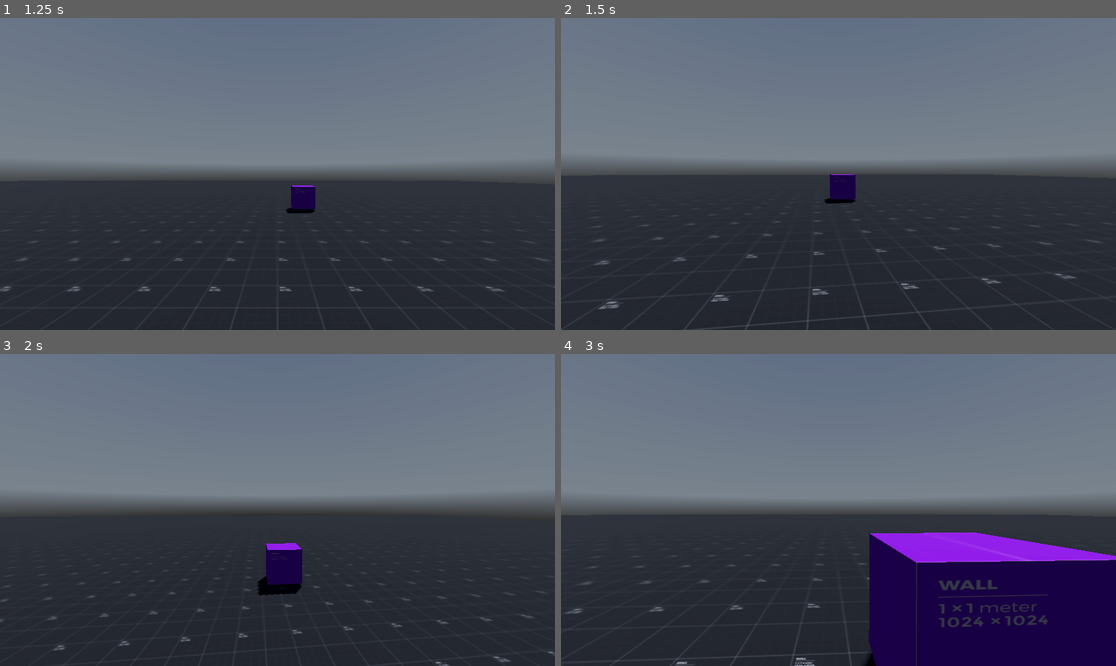
Above: before the commit, frames 1-4 (two rows, left to right).
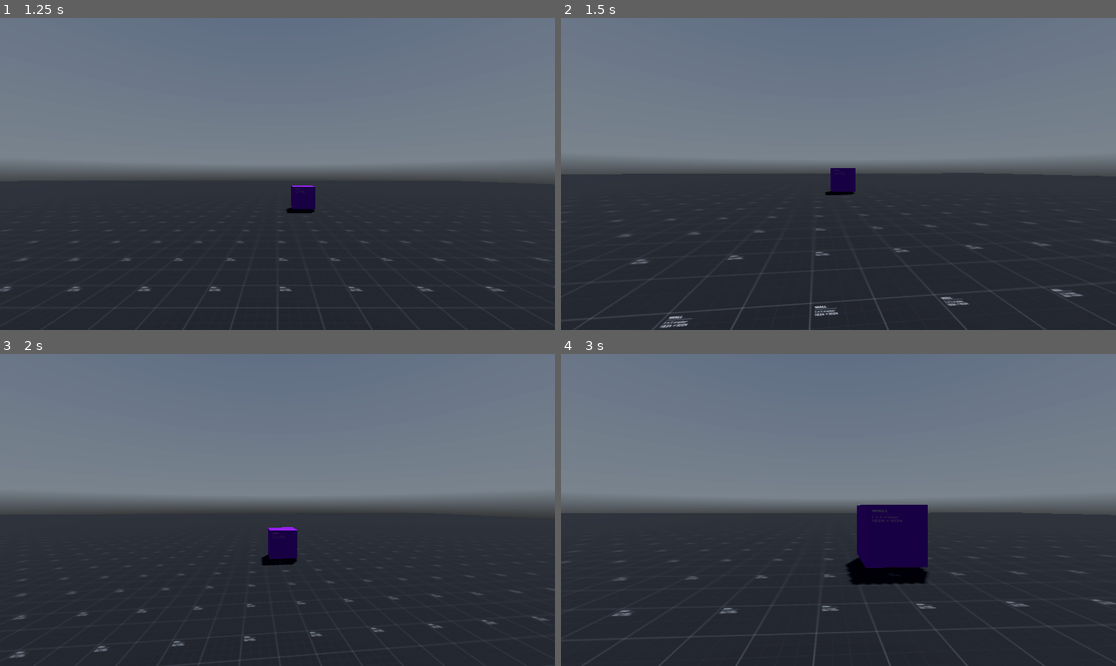
Above: after the commit, the same moments.

Repository: BreadDemon/Schmovement
Game: Godot game, scene res://nodes/game_menu.tscn
Two runs of this game, one before a commit and one after it. Both use one fixed random seed, a clock stepped at 60 frames per second and the inputs below. A sky picture missing from this copy of the repository is replaced by a grey-blue gradient.
Inputs (mouse positions are in pixels of both pictures, inside the frame that each line leads up to):
- Up to frame 1 (1.25 s): click "Play" at 0.5 s
- Up to frame 2 (1.5 s): move the mouse to (866, 174) at 1.27 s; hold W (forward) from 1.28 s (still down); hold Ctrl (Crouch) from 1.28 s (still down)
- Up to frame 3 (2 s): keep holding W (forward); keep holding Ctrl (Crouch); tap Space (Jump) at 1.52 s; tap Shift (Sprint) at 1.55 s
- Up to frame 4 (3 s): keep holding W (forward); move the mouse to (810, 510) at 2.02 s; release Ctrl (Crouch) at 2.03 s; tap Shift (Sprint) at 2.1 s; tap Space (Jump) at 2.27 s; tap Ctrl (Crouch) at 2.3 s; move the mouse to (849, 503) at 2.77 s; hold Ctrl (Crouch) from 2.78 s (still down)

Frame 1 is identical in both runs. In frame 2, 1.7% of the frame differs, in the area x 0-100%, y 48-100%; in frame 3, 2.0%; in frame 4, 19%.

Commit message:
Fixed movement function

Diff:
--- a/src/scripts/player.gd
+++ b/src/scripts/player.gd
@@ -74,40 +74,10 @@
 func _physics_process(delta):
 	input_dir = Input.get_vector("left", "right", "forward", "back")
 
-	handle_crouch(delta)
-	handle_standing(delta)
-	handle_jump()
-	handle_sliding(delta)
-	handle_moving(delta)
-	handle_teleporter_collision()
+	handle_movement(delta)
 	move_and_slide()
 
-func set_standing():
-	standing.disabled = false
-	crouching.disabled = true
-
-func set_crouching():
-	standing.disabled = true
-	crouching.disabled = false
-
-# Handles standing
-func handle_standing(delta):
-	if !ray_cast_3d.is_colliding():
-		set_standing()
-		neck.position.y = lerp(neck.position.y, 0.65, delta * crouch_lerp)
-		if Input.is_action_pressed("Sprint") and is_on_floor() and not Input.is_action_pressed("back"):
-			current_speed = sprinting_speed
-			crouching_state = false
-			walking_state = false
-			running_state = true
-		else:
-			current_speed = walking_speed
-			crouching_state = false
-			walking_state = true
-			running_state = false
-
-# Handles crouching logic
-func handle_crouch(delta):
+func handle_movement(delta):
 	if Input.is_action_pressed("Crouch"):
 		neck.position.y = lerp(neck.position.y, 0.65 + crouching_depth, delta * crouch_lerp)
 		set_crouching()
@@ -123,6 +93,32 @@
 			else:
 				current_speed = crouched_speed
 			running_state = false
+	elif !ray_cast_3d.is_colliding():
+		set_standing()
+		neck.position.y = lerp(neck.position.y, 0.65, delta * crouch_lerp)
+		if Input.is_action_pressed("Sprint") and is_on_floor() and not Input.is_action_pressed("back"):
+			current_speed = sprinting_speed
+			crouching_state = false
+			walking_state = false
+			running_state = true
+		else:
+			current_speed = walking_speed
+			crouching_state = false
+			walking_state = true
+			running_state = false
+
+	handle_jump()
+	handle_sliding(delta)
+	handle_moving(delta)
+	handle_teleporter_collision()
+
+func set_standing():
+	standing.disabled = false
+	crouching.disabled = true
+
+func set_crouching():
+	standing.disabled = true
+	crouching.disabled = false
 
 # Handle jump, disables a slide so you can instantly slide once landing
 func handle_jump():
